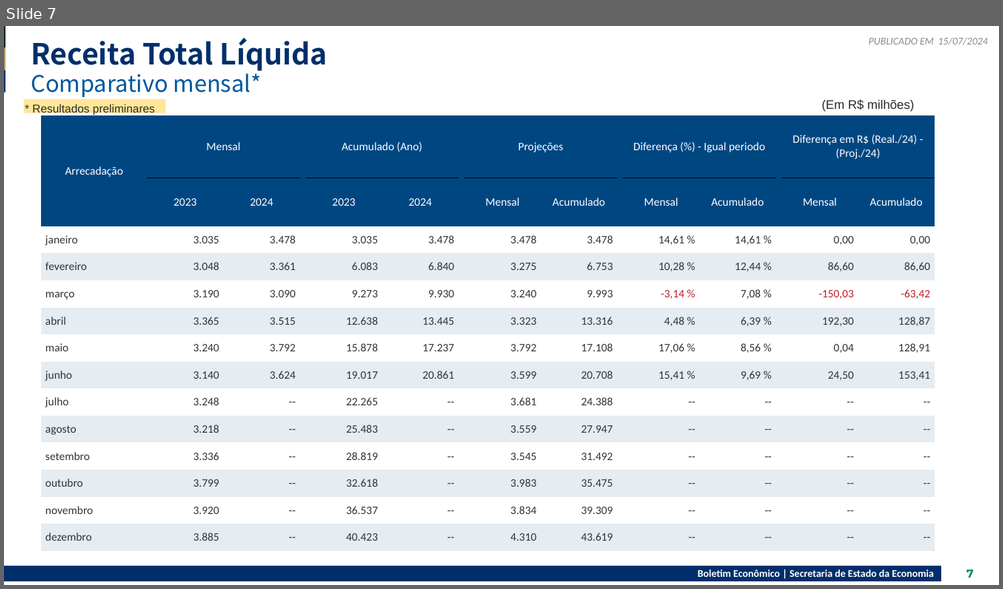
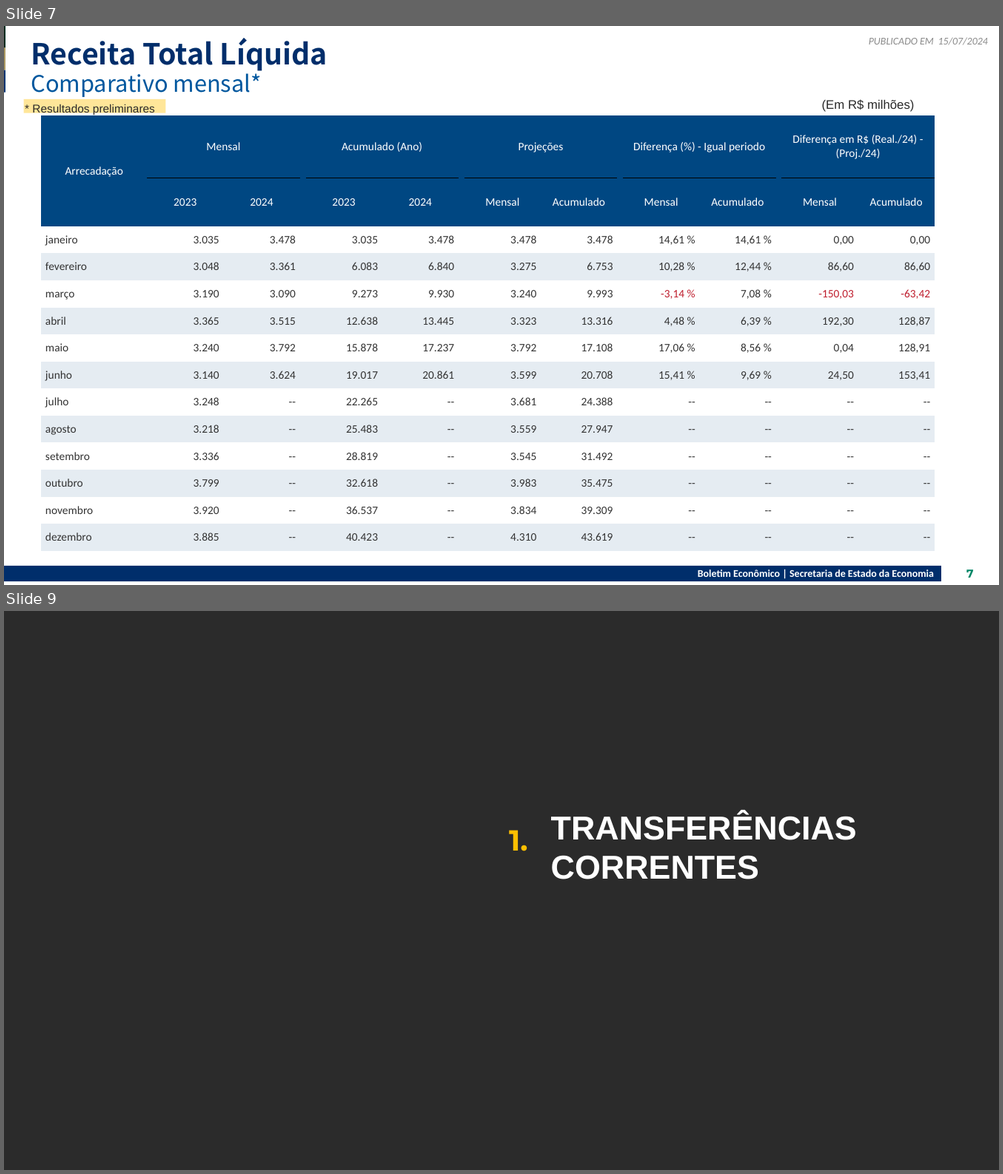
Before and after one commit to raphaellima1/Relatorio_receita, a slide deck: 2024-07-15V2.pptx. Shown one above the other, each under a label of ours: slide 7 before the commit, slides 7 and 9 after it; the slides between them are not shown. The pictures are 1003x589 and 1003x1174 pixels, drawn with LibreOffice and Linux fonts; fonts in the diff are those of the drawing; background and template pictures are left out; a plain dark background stands for a picture behind light text. Boxes give left, top, right and bottom in pixels: in the first picture for what was removed or moved away, otherwise in the second. Text is boxed around its words. In the diff, an @@ line names an element or a change of style, - is before the commit and + after.

```diff
--- a/2024-07-15V2.pptx
+++ b/2024-07-15V2.pptx
@@ slide 9 added at (4, 611, 999, 1170), background picture (left out) @@
@@ subtitle added at (509, 830, 528, 851), 28 pt, text #FFC000, bold @@
+1.
@@ title added at (551, 813, 856, 880), 32 pt, text #FFFFFF, bold @@
+TRANSFERÊNCIAS CORRENTES
```
Also in this commit, not shown: 2 other slides added, 20 other files.
